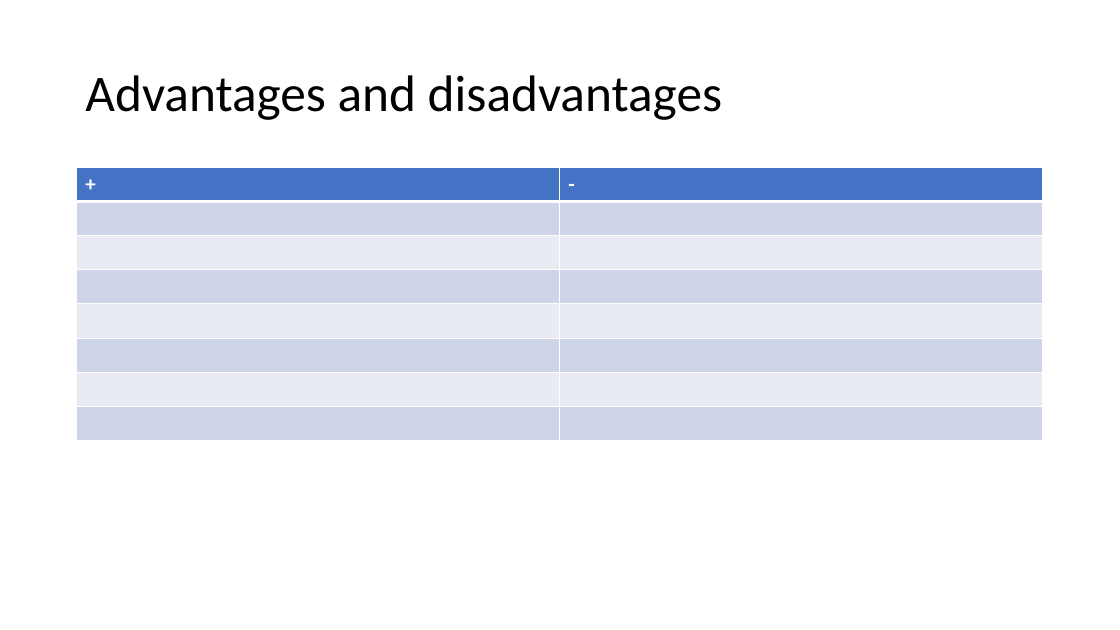
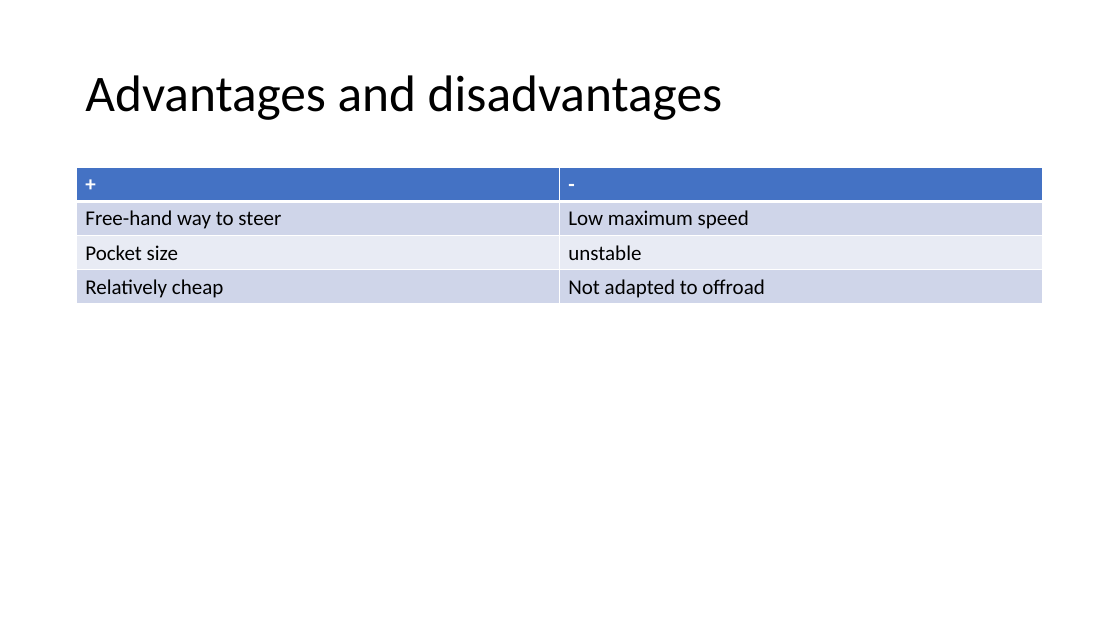
Before and after one commit to MaxGarden/6e3be26eb84bc4f25045a51a02cedb9b88049e0d, a slide deck: slide 8 of Small electric vehicles.pptx (slide 10 before the commit). Drawn at 1120x630 pixels with LibreOffice and Linux fonts; fonts in the diff are those of the drawing. Boxes give left, top, right and bottom in pixels: in the first picture for what was removed or moved away, otherwise in the second. Text is boxed around its words. In the diff, an @@ line names an element or a change of style, - is before the commit and + after.

```diff
--- a/Small electric vehicles.pptx
+++ b/Small electric vehicles.pptx
@@ table at <box>77,168,1044,304</box> @@
-row 2:  | 
-row 3:  | 
-row 4:  | 
-row 5:  | 
-row 6:  | 
-row 7:  | 
-row 8:  | 
+row 2: Free-hand way to steer | Low maximum speed
+row 3: Pocket size | unstable
+row 4: Relatively cheap | Not adapted to offroad
```
Also in this commit, not shown: 9 other slides changed, 2 slides removed, 5 other files.
